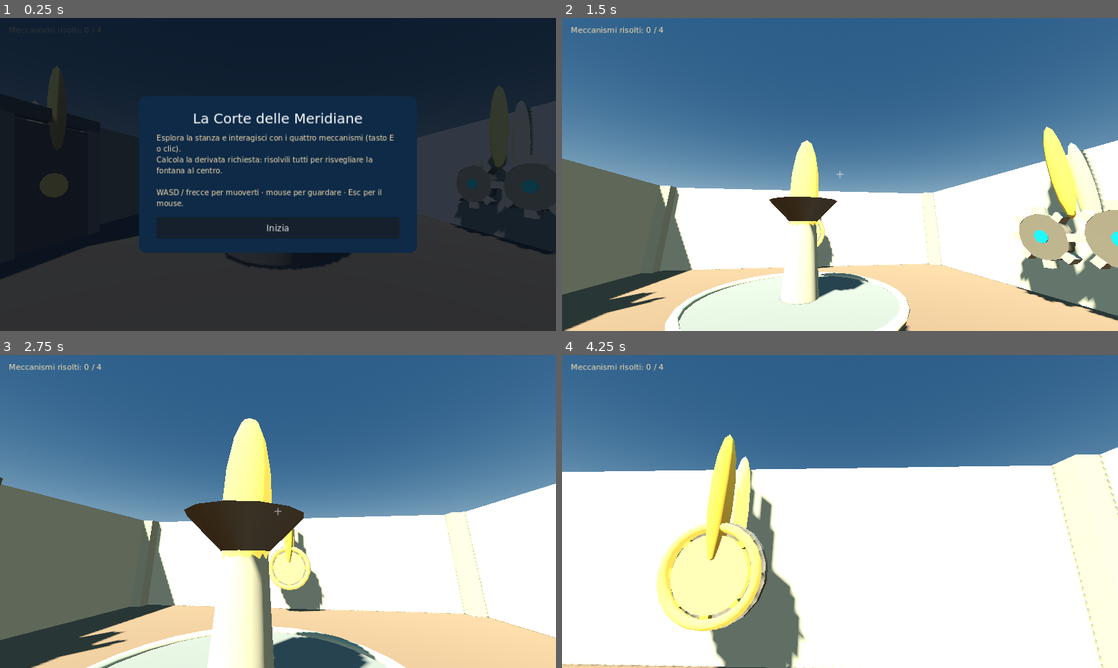
Above: before the commit, frames 1-4 (two rows, left to right).
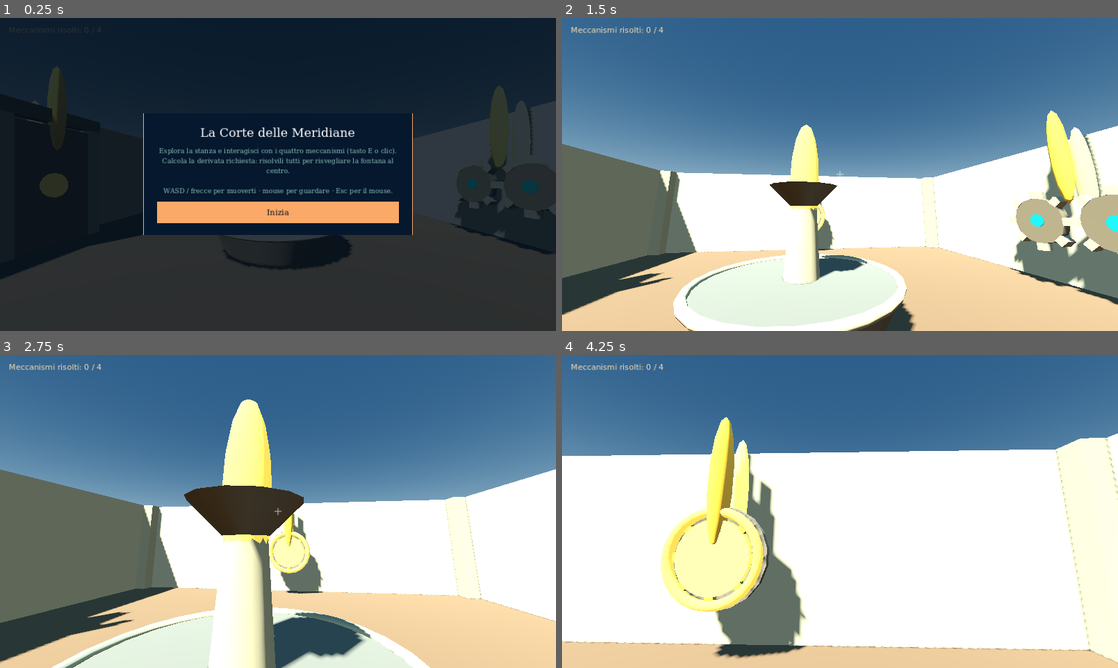
Above: after the commit, the same moments.

Repository: CoachGodzup/palazzo_derivate
Game: Godot game, scene res://scenes/main.tscn
The game is run twice, just before and just after one commit, with the same random seed, the same clock (stepped at 60 frames per second) and the same inputs.
Inputs (mouse positions are in pixels of both pictures, inside the frame that each line leads up to):
- Up to frame 1 (0.25 s): no input
- Up to frame 2 (1.5 s): click "Inizia" at 0.5 s; tap Enter at 1.25 s; move the mouse to (867, 174) at 1.27 s; hold W from 1.28 s (still down); tap E at 1.35 s; click (867, 174) at 1.42 s
- Up to frame 3 (2.75 s): keep holding W; move the mouse to (250, 511) at 2.02 s; tap E at 2.1 s
- Up to frame 4 (4.25 s): keep holding W; tap Space at 2.75 s; move the mouse to (851, 505) at 2.77 s; tap E at 2.85, 3.6 s; move the mouse to (834, 517) at 3.52 s; click (834, 517) at 3.67 s

The runs differ from the first frame. In frame 1, 20% of the frame differs, in the area x 25-75%, y 30-75%; in frame 2, 20%, in the area x 0-100%, y 29-100%; in frame 3, 19%; in frame 4, 18%.

Commit message:
style: popup iniziale in tema Retro 82 (bordo arancione, font serif)

Diff:
--- a/demo-4/scripts/main.gd
+++ b/demo-4/scripts/main.gd
@@ -254,7 +254,7 @@
 	add_child(_intro)
 
 	var dim := ColorRect.new()
-	dim.color = Color(0.02, 0.05, 0.1, 0.82)
+	dim.color = Color(2.0 / 255.0, 12.0 / 255.0, 23.0 / 255.0, 0.82)
 	dim.set_anchors_preset(Control.PRESET_FULL_RECT)
 	_intro.add_child(dim)
 
@@ -262,19 +262,19 @@
 	center.set_anchors_preset(Control.PRESET_FULL_RECT)
 	_intro.add_child(center)
 
+	var serif := _load_serif_font()
+
 	var panel := PanelContainer.new()
 	var style := StyleBoxFlat.new()
-	style.bg_color = Color("0e2a47")
-	style.corner_radius_top_left = 16
-	style.corner_radius_top_right = 16
-	style.corner_radius_bottom_left = 16
-	style.corner_radius_bottom_right = 16
-	style.content_margin_left = 40
-	style.content_margin_right = 40
-	style.content_margin_top = 32
-	style.content_margin_bottom = 32
+	style.bg_color = Color("05182e")
+	style.border_color = Color("faa968")
+	style.set_border_width_all(1)
+	style.content_margin_left = 32
+	style.content_margin_right = 32
+	style.content_margin_top = 28
+	style.content_margin_bottom = 28
 	panel.add_theme_stylebox_override("panel", style)
-	panel.custom_minimum_size = Vector2(640, 0)
+	panel.custom_minimum_size = Vector2(620, 0)
 	center.add_child(panel)
 
 	var vbox := VBoxContainer.new()
@@ -284,23 +284,48 @@
 	var title := Label.new()
 	title.text = "La Corte delle Meridiane"
 	title.horizontal_alignment = HORIZONTAL_ALIGNMENT_CENTER
-	title.add_theme_font_size_override("font_size", 32)
+	title.add_theme_font_size_override("font_size", 28)
 	title.add_theme_color_override("font_color", Color("ffffff"))
+	if serif:
+		title.add_theme_font_override("font", serif)
 	vbox.add_child(title)
 
 	var body := Label.new()
 	body.text = "Esplora la stanza e interagisci con i quattro meccanismi (tasto E o clic).\nCalcola la derivata richiesta: risolvili tutti per risvegliare la fontana al centro.\n\nWASD / frecce per muoverti · mouse per guardare · Esc per il mouse."
 	body.autowrap_mode = TextServer.AUTOWRAP_WORD_SMART
-	body.add_theme_font_size_override("font_size", 17)
-	body.add_theme_color_override("font_color", Color("f6dcac"))
+	body.horizontal_alignment = HORIZONTAL_ALIGNMENT_CENTER
+	body.add_theme_font_size_override("font_size", 15)
+	body.add_theme_color_override("font_color", Color("8cbfb8"))
+	if serif:
+		body.add_theme_font_override("font", serif)
 	vbox.add_child(body)
 
 	var start := Button.new()
 	start.text = "Inizia"
 	start.custom_minimum_size = Vector2(0, 50)
-	start.add_theme_font_size_override("font_size", 20)
+	start.add_theme_font_size_override("font_size", 18)
+	start.add_theme_color_override("font_color", Color("020c17"))
+	start.add_theme_color_override("font_hover_color", Color("020c17"))
+	start.add_theme_color_override("font_pressed_color", Color("020c17"))
+	if serif:
+		start.add_theme_font_override("font", serif)
+	start.add_theme_stylebox_override("normal", _intro_button_style(Color("faa968")))
+	start.add_theme_stylebox_override("hover", _intro_button_style(Color("e97b3c")))
+	start.add_theme_stylebox_override("pressed", _intro_button_style(Color("e97b3c")))
 	vbox.add_child(start)
 	start.pressed.connect(_on_start)
+
+
+func _load_serif_font() -> Font:
+	return load("res://assets/fonts/DejaVuSerif.ttf") as Font
+
+
+func _intro_button_style(bg: Color) -> StyleBoxFlat:
+	var s := StyleBoxFlat.new()
+	s.bg_color = bg
+	s.border_color = Color("faa968")
+	s.set_border_width_all(1)
+	return s
 
 
 func _on_start() -> void:
Binary file added: demo-4/assets/fonts/DejaVuSerif.ttf
Not shown, added: demo-4/assets/fonts/DejaVuSerif.ttf.import
Not shown, changed: demo-4/CREDITS.md
